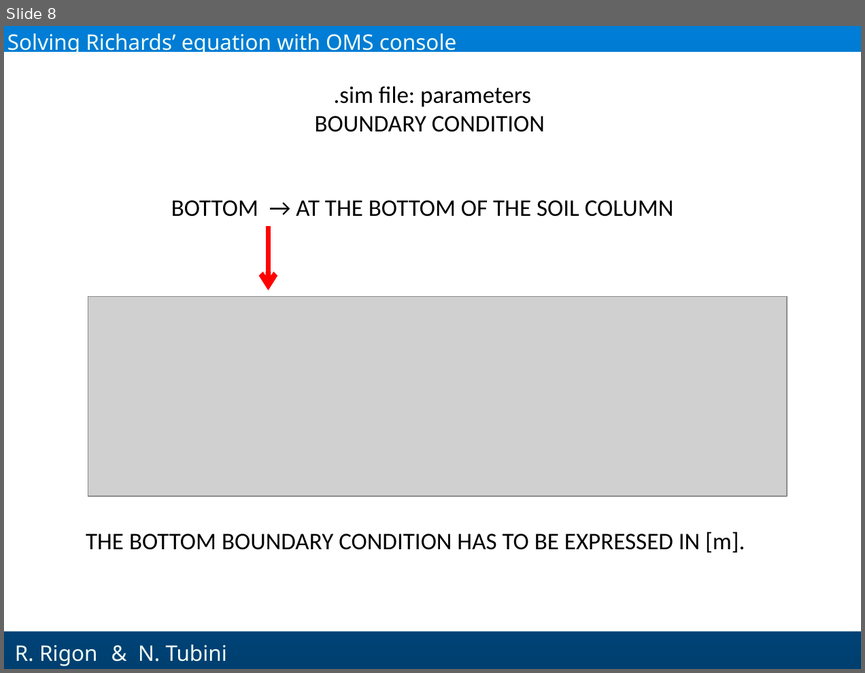
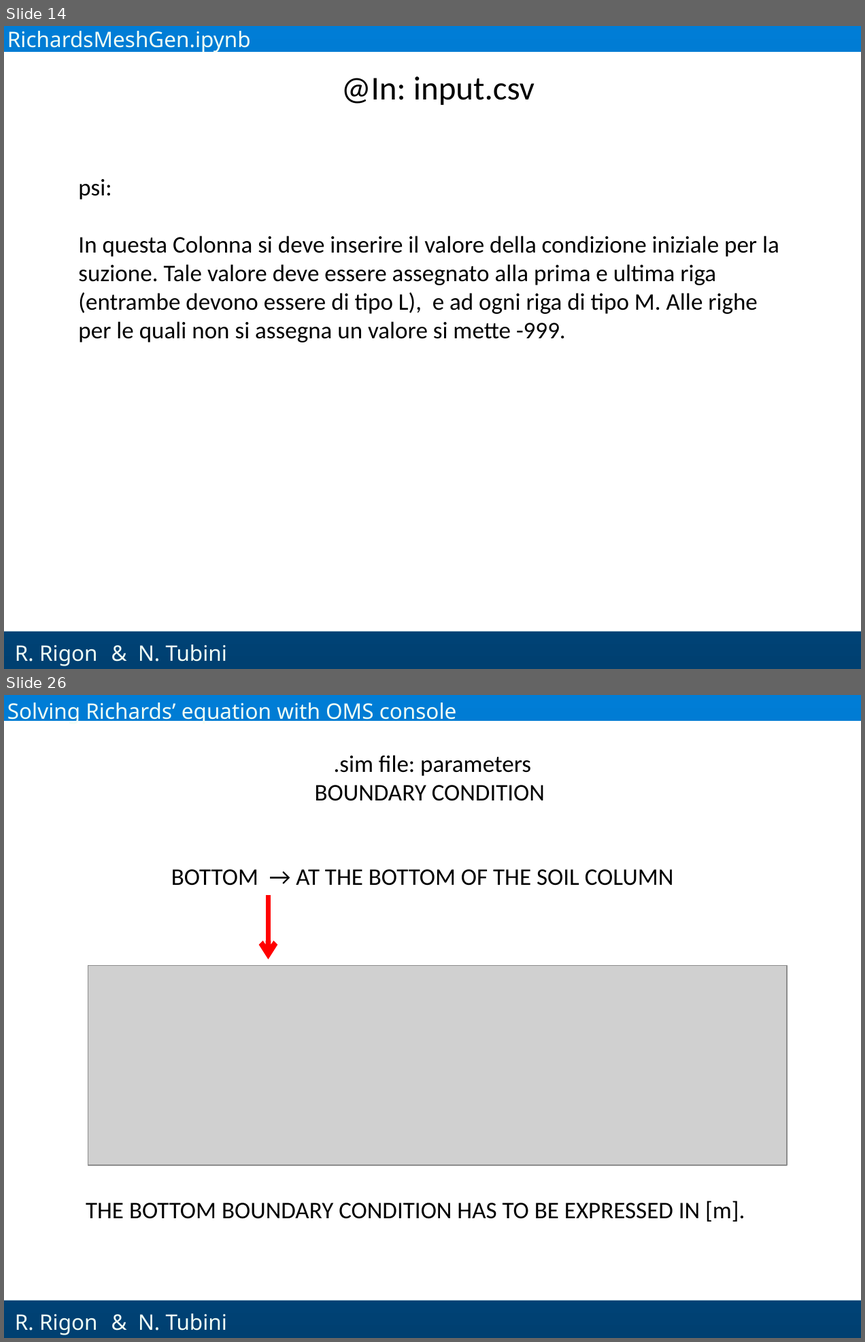
Before and after one commit to GEOframeOMSProjects/OMS_Project_Richards1D, a slide deck: Materials/Richards_English.pptx. Shown one above the other, each under a label of ours: slide 8 before the commit, slides 14 and 26 after it; the slides between them are not shown. The pictures are 865x673 and 865x1342 pixels, drawn with LibreOffice and Linux fonts; fonts in the diff are those of the drawing; grey boxes stand for pictures; background and template pictures are left out. Boxes give left, top, right and bottom in pixels: in the first picture for what was removed or moved away, otherwise in the second. Text is boxed around its words. In the diff, an @@ line names an element or a change of style, - is before the commit and + after.

```diff
--- a/Materials/Richards_English.pptx
+++ b/Materials/Richards_English.pptx
@@ slide 14 added at [4,26,861,669], background gradient #007DD6 to #004071; not listed: 2 template elements that a slide beside it also shows @@
@@ text added at [7,31,251,53], 18 pt, text #F1FEF6 @@
+RichardsMeshGen.ipynb
@@ text added at [341,76,534,105], 28 pt, text #000000 @@
+@In: input.csv
@@ text added at [78,179,779,342], 20 pt, text #000000 @@
+psi:
+In questa Colonna si deve inserire il valore della condizione iniziale per la suzione. Tale valore deve essere assegnato alla prima e ultima riga (entrambe devono essere di tipo L), e ad ogni riga di tipo M. Alle righe per le quali non si assegna un valore si mette -999.
@@ text added at [138,644,227,661], 18 pt, text #F1FEF6 @@
+& N. Tubini
@@ what was slide 8 is now slide 26 @@
```
Also in this commit, not shown: 13 slides changed, 25 other slides added, 20 slides removed.
